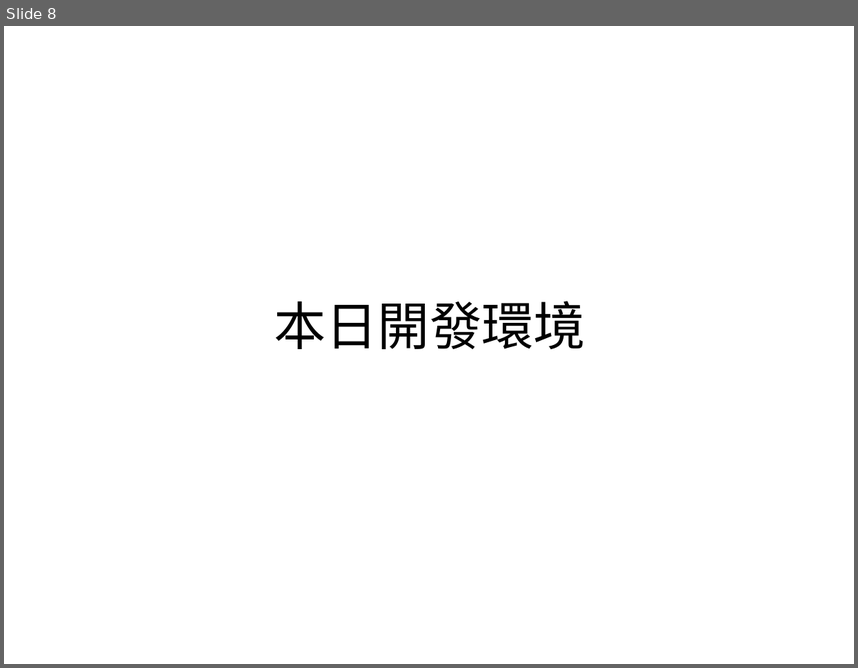
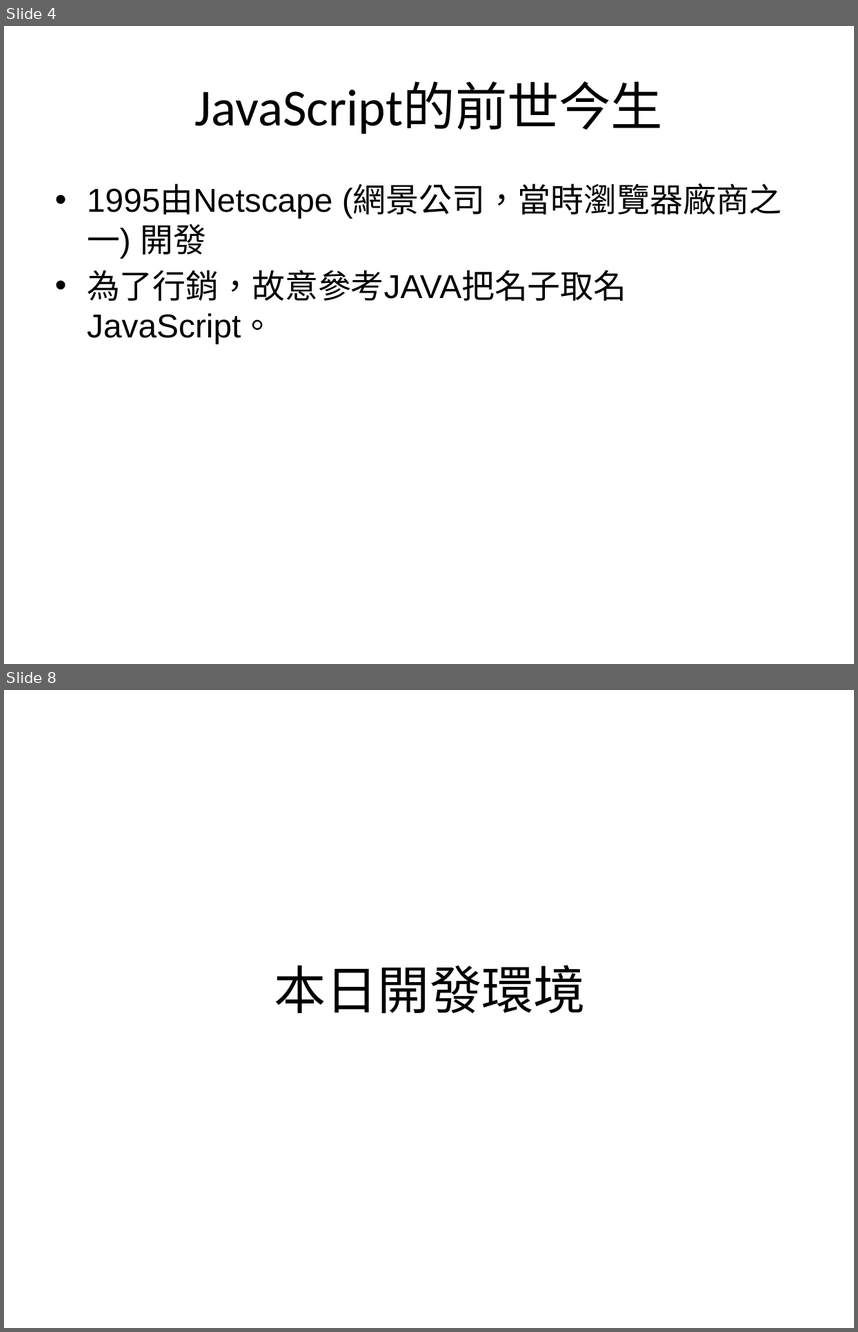
Before and after one commit to allen8101070/JavaScript-PPT, a slide deck: javaScript.pptx. Shown one above the other, each under a label of ours: slide 8 before the commit, slides 4 and 8 after it; the slides between them are not shown. The pictures are 858x668 and 858x1332 pixels, drawn with LibreOffice and Linux fonts; fonts in the diff are those of the drawing. Boxes give left, top, right and bottom in pixels: in the first picture for what was removed or moved away, otherwise in the second. Text is boxed around its words. In the diff, an @@ line names an element or a change of style, - is before the commit and + after.

```diff
--- a/javaScript.pptx
+++ b/javaScript.pptx
@@ slide 4 added at (x1=4, y1=26, x2=854, y2=664), background #FFFFFF @@
@@ title added at (x1=194, y1=82, x2=663, y2=134), 44 pt, text #000000 @@
+JavaScript的前世今生
@@ text added at (x1=87, y1=185, x2=782, y2=343), 28 pt, text #000000 @@
+• 1995由Netscape (網景公司，當時瀏覽器廠商之一) 開發
+• 為了行銷，故意參考JAVA把名子取名JavaScript。
```
Also in this commit, not shown: 9 slides changed, 24 other slides added, 4 slides removed.
